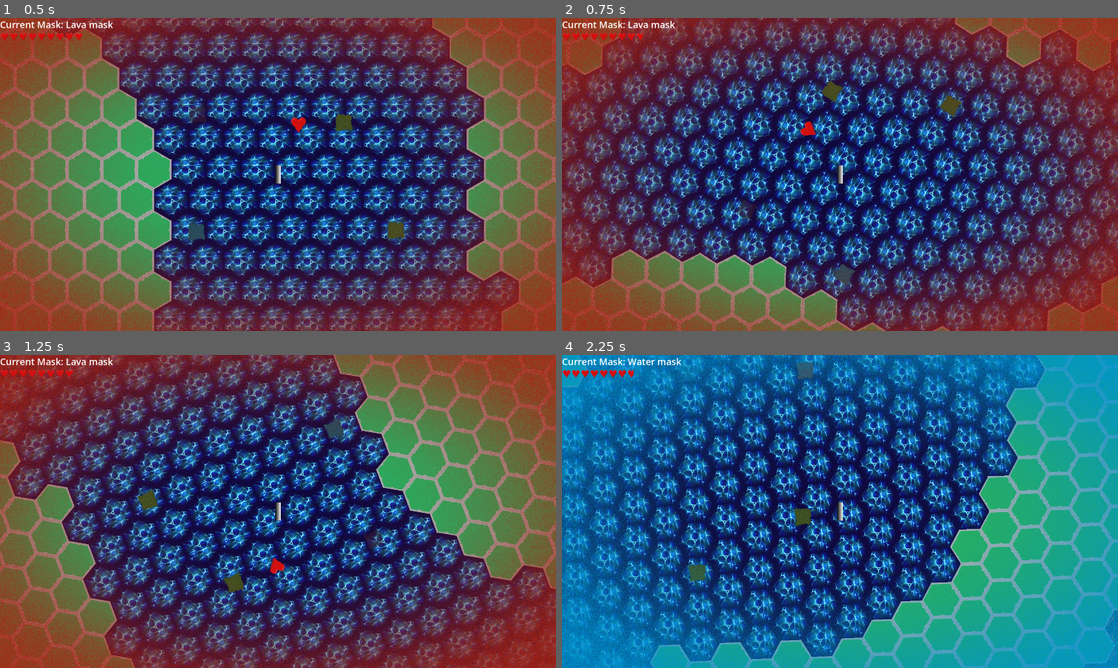
Above: before the commit, frames 1-4 (two rows, left to right).
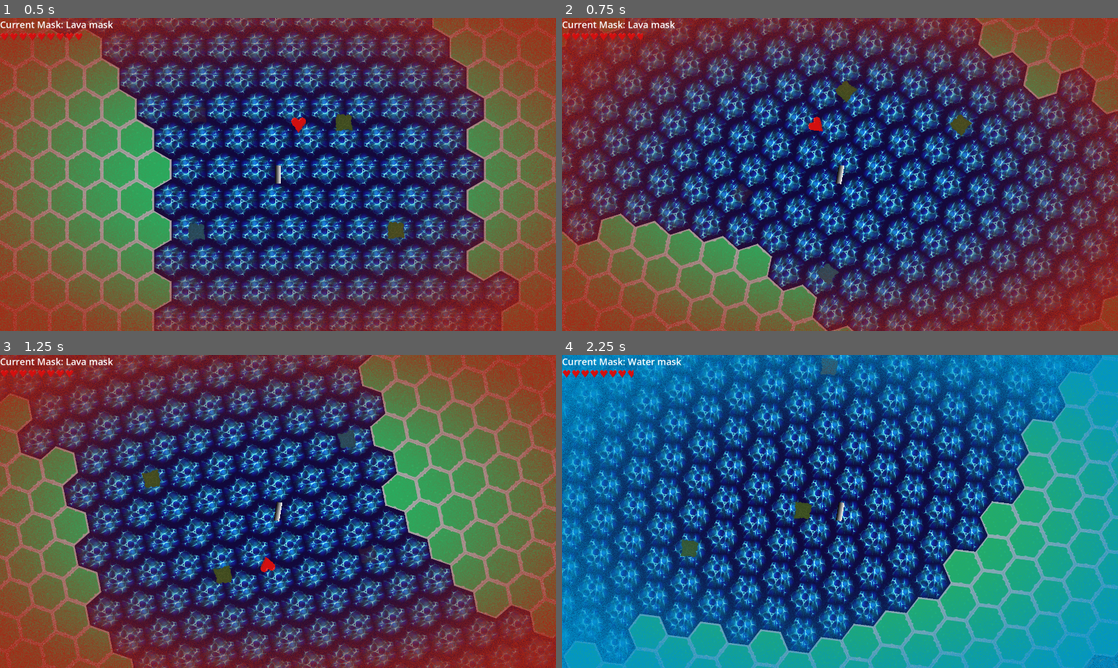
Above: after the commit, the same moments.

Repository: ccoors/mask
Game: Godot game, scene res://scenes/main_scene.tscn
Two runs of this game, one before a commit and one after it. Both use one fixed random seed, a clock stepped at 60 frames per second and the inputs below.
Inputs:
- Up to frame 1 (0.5 s): no input
- Up to frame 2 (0.75 s): hold Right (right) from 0.53 s (still down); tap 1 (mask_1) at 0.6 s
- Up to frame 3 (1.25 s): keep holding Right (right)
- Up to frame 4 (2.25 s): release Right (right) at 1.28 s; hold Down (down) 1.28-2.03 s; tap 2 (mask_2) at 1.35 s; hold Right (right) from 2.03 s (still down); tap 3 (mask_3) at 2.1 s

Frame 1 is identical in both runs. In frame 2, 62% of the frame differs, in the area x 0-100%, y 0-100%; in frame 3, 58%; in frame 4, 58%.

Commit message:
feat: camera position smoothing

Diff:
--- a/scenes/main_scene.tscn
+++ b/scenes/main_scene.tscn
@@ -30,6 +30,10 @@
 
 [node name="Camera2D" type="Camera2D" parent="player" unique_id=1289979088]
 ignore_rotation = false
+position_smoothing_enabled = true
+position_smoothing_speed = 15.0
+rotation_smoothing_enabled = true
+rotation_smoothing_speed = 20.0
 
 [node name="ShaderLayer" type="CanvasLayer" parent="player/Camera2D" unique_id=308023886]
 
